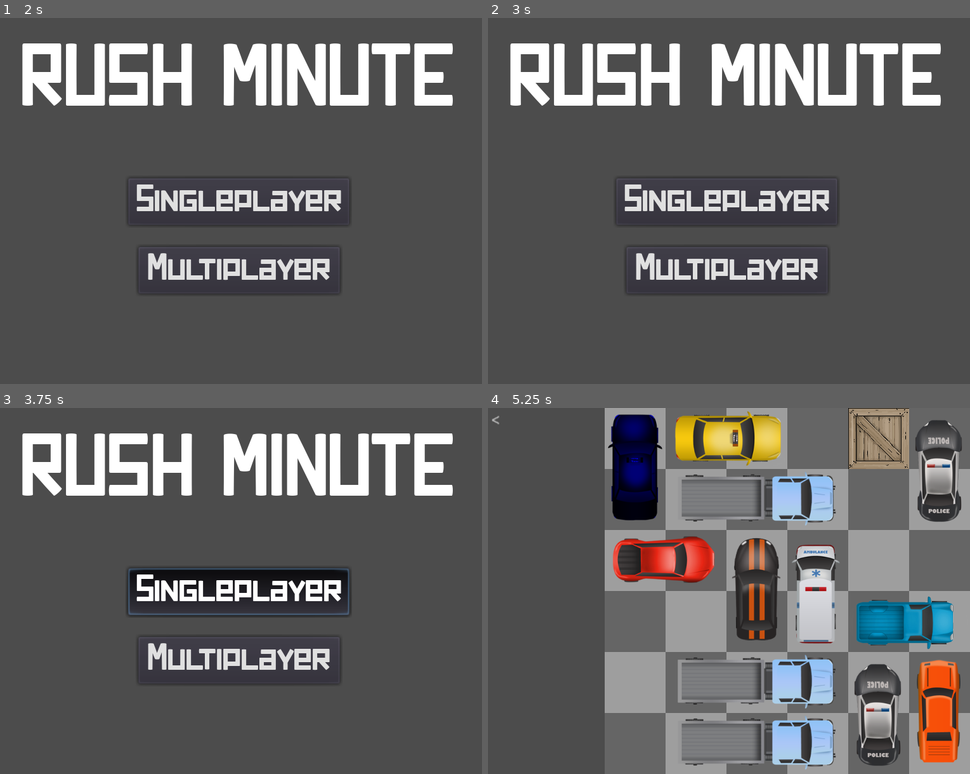
Above: before the commit, frames 1-4 (two rows, left to right).
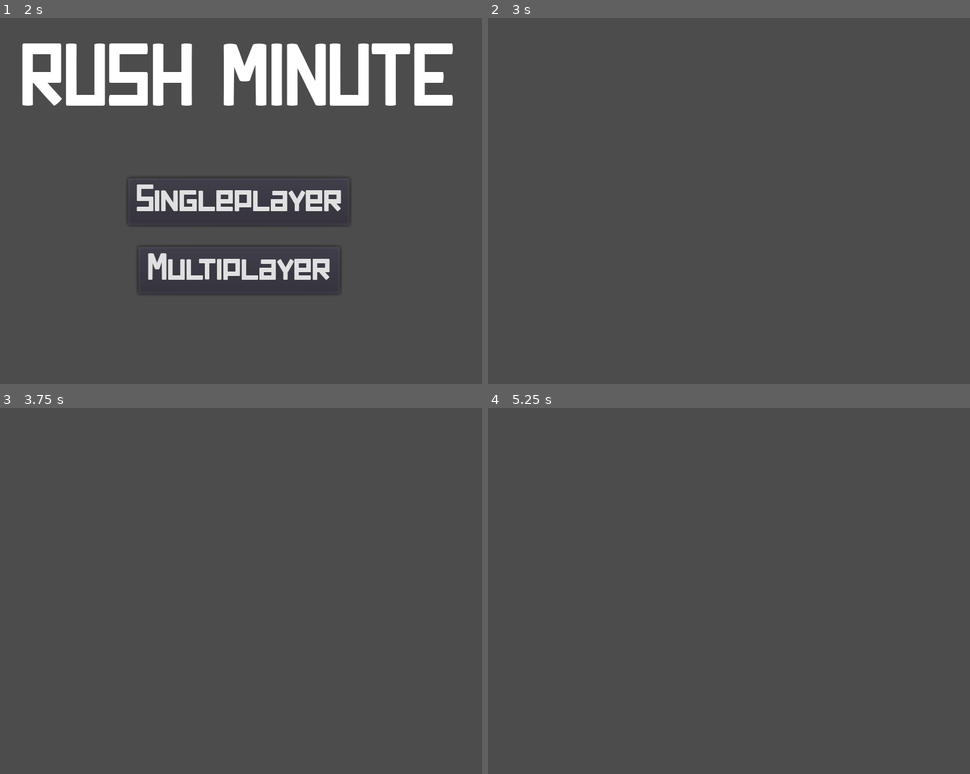
Above: after the commit, the same moments.

Repository: Nahumuss/Rush-Minute-2
Game: Godot game, scene res://TitleScreen.tscn
Same seed, same stepped clock (60 frames per second), same inputs: the game is played once before the commit and once after it.
Inputs (mouse positions are in pixels of both pictures, inside the frame that each line leads up to):
- Up to frame 1 (2 s): click "Singleplayer" at 0.5 s; click "<" at 1.25 s
- Up to frame 2 (3 s): click "Multiplayer" at 2 s; click (497, 28) at 2.75 s, where only the run before the commit has a clickable "<"
- Up to frame 3 (3.75 s): tap Enter at 3.5 s; move the mouse to (347, 572) at 3.52 s; hold D from 3.53 s (still down); tap R at 3.6 s; click (347, 572) at 3.67 s
- Up to frame 4 (5.25 s): tap Space at 4.25 s; move the mouse to (878, 437) at 4.27 s; release D at 4.28 s; hold S 4.28-5.03 s; tap Z at 4.35 s; click (878, 437) at 4.42 s; tap Enter at 5 s; move the mouse to (637, 437) at 5.02 s; hold D from 5.03 s (still down); hold Ctrl from 5.03 s (still down); click (637, 437) at 5.17 s

Frame 1 is identical in both runs. In frame 2, 12% of the frame differs, in the area x 4-94%, y 6-76%; in frame 3, 16%; in frame 4, 71%, in the area x 0-100%, y 0-100%.
Error after the commit: Parse Error: Too many arguments for "win()" call. Expected at most 0. (res://Scripts/MultiplayerGame.gd:116)

Commit message:
changed the win function to be more generic with the games

Diff:
--- a/Scripts/Board.gd
+++ b/Scripts/Board.gd
@@ -41,6 +41,7 @@
 						cars_placement[tile] = [Vector2(x,y)]
 	for key in cars_placement.keys():
 		add_car_auto(cars_placement[key], key)
+
 
 func update_board_from_string(tiles = level) -> String:
 	var changed_cars = []
@@ -167,12 +168,11 @@
 	return text
 
 # Triggered when winning
-func win(restart : bool) -> void:
+func win() -> void:
 	var popup : PopupDialog = self.get_node('WinMessage')
 	var popup_timer : Timer = popup.get_child(0)
 	popup_timer.connect('timeout', popup, 'hide')
-	if restart:
-		popup_timer.connect('timeout', self, 'start_new_level')
+	popup_timer.connect('timeout', self.get_parent(), 'end_game')
 	popup_timer.start()
 	popup.set_as_toplevel(true)
 	popup.popup()
